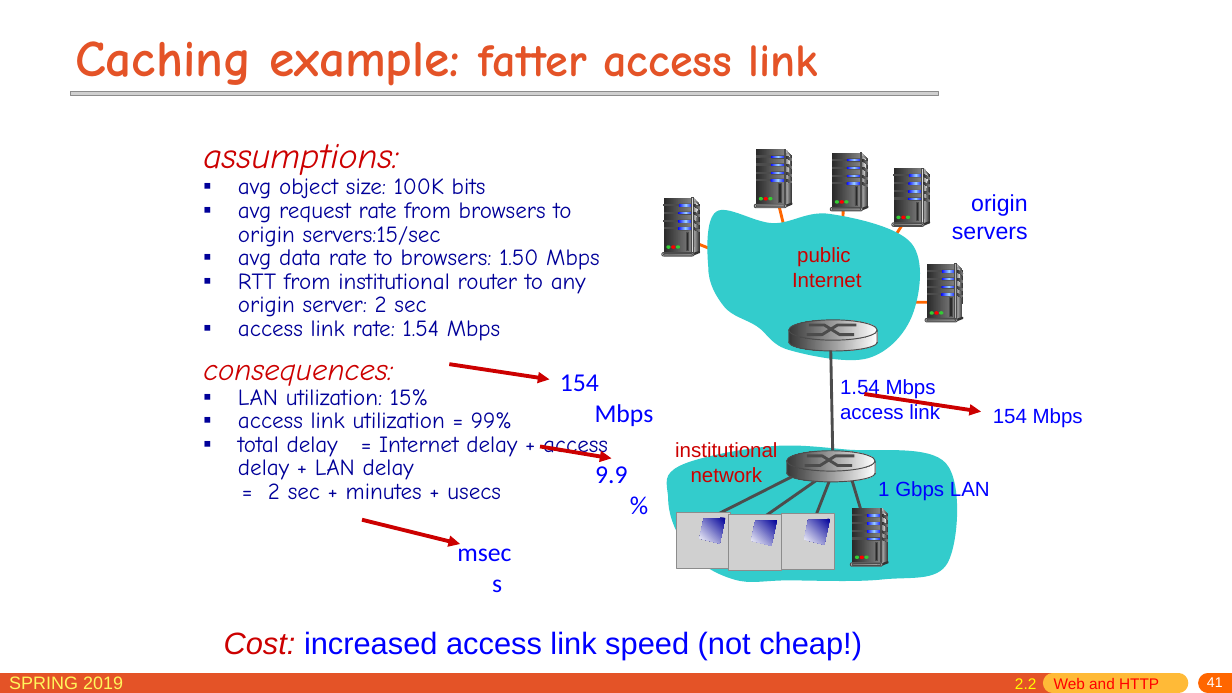
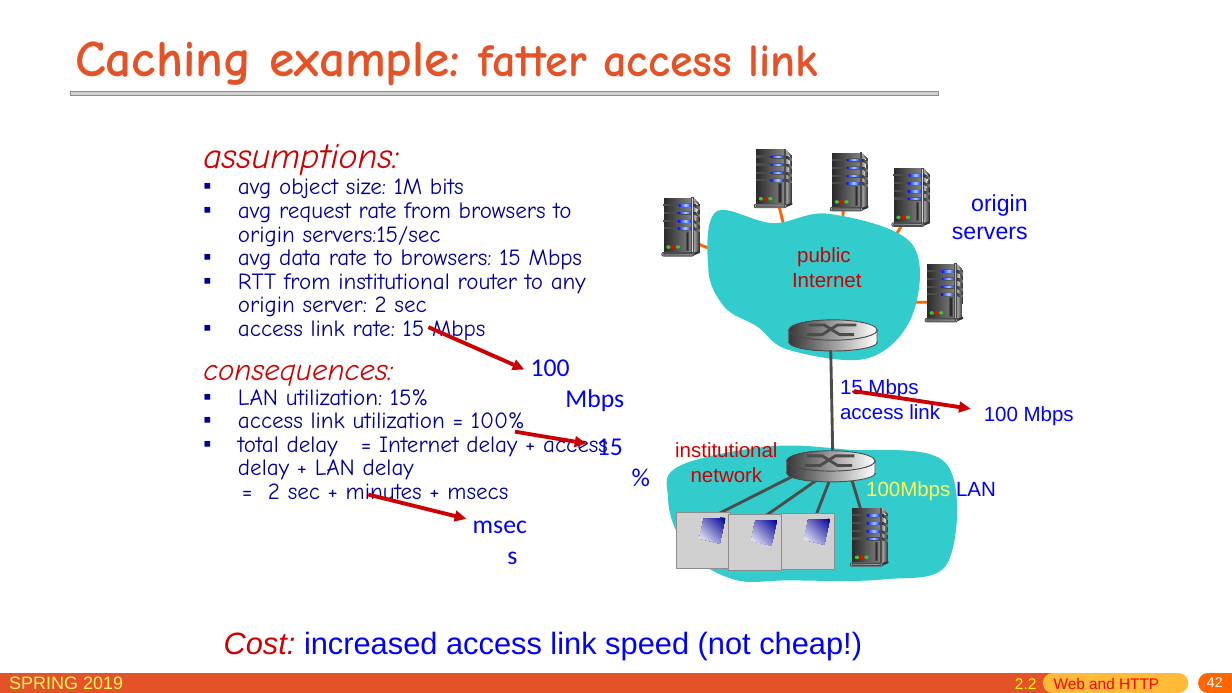
Before and after one commit to jichenghu/PPT_networkDistributed, a slide deck: slide 42 of chapter2.pptx (slide 41 before the commit). Drawn at 1232x693 pixels with LibreOffice and Linux fonts; fonts in the diff are those of the drawing; grey boxes stand for pictures. Boxes give left, top, right and bottom in pixels: in the first picture for what was removed or moved away, otherwise in the second. Text is boxed around its words. In the diff, an @@ line names an element or a change of style, - is before the commit and + after.

```diff
--- a/chapter2.pptx
+++ b/chapter2.pptx
@@ text at [238,178,464,199]: text changed @@
-▪ avg object size: 100K bits
+▪ avg object size: 1M bits
@@ text at [238,246,582,270]: text changed @@
-▪ avg data rate to browsers: 1.50 Mbps
+▪ avg data rate to browsers: 15 Mbps
@@ text at [238,316,485,343]: text changed @@
-▪ access link rate: 1.54 Mbps
+▪ access link rate: 15 Mbps
@@ arrow moved from (449, 364) - (550, 380) to (429, 327) - (524, 370) @@
@@ text at [531,359,624,411]: text changed @@
-154 Mbps
+100 Mbps
@@ text at [840,379,918,399]: text changed @@
-1.54 Mbps
+15 Mbps
@@ text at [238,412,525,436]: text changed @@
-▪ access link utilization = 99%
+▪ access link utilization = 100%
@@ arrow moved from (864, 394) - (982, 411) to (854, 391) - (971, 409) @@
@@ text at [984,406,1074,426]: text changed @@
-154 Mbps
+100 Mbps
@@ arrow moved from (540, 446) - (612, 458) to (515, 432) - (587, 444) @@
@@ text at [597,438,623,455]: text changed @@
-9.9%
+15%
@@ text at [268,479,508,506]: text changed @@
-= 2 sec + minutes + usecs
+= 2 sec + minutes + msecs
@@ arrow moved from (362, 519) - (460, 544) to (369, 494) - (467, 518) @@
@@ text "msecs": place and size @@
-text "msecs" at [448,531,531,571]
+text "msecs" at [464,504,546,543]
@@ text at [866,481,996,500]: text changed; text colour #0000FF to #FFF65C @@
-1 Gbps LAN
+100Mbps LAN
@@ page number at [1207,677,1223,687]: text changed @@
-41
+42
```
Also in this commit, not shown: 56 other slides changed, 1 slide added, 1 other file.
